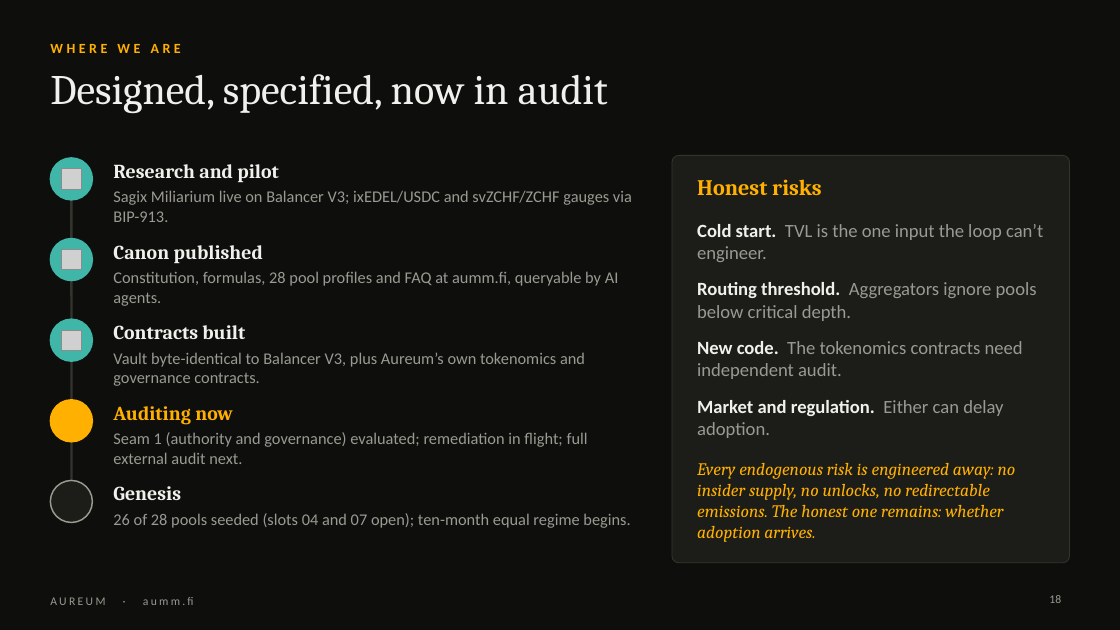
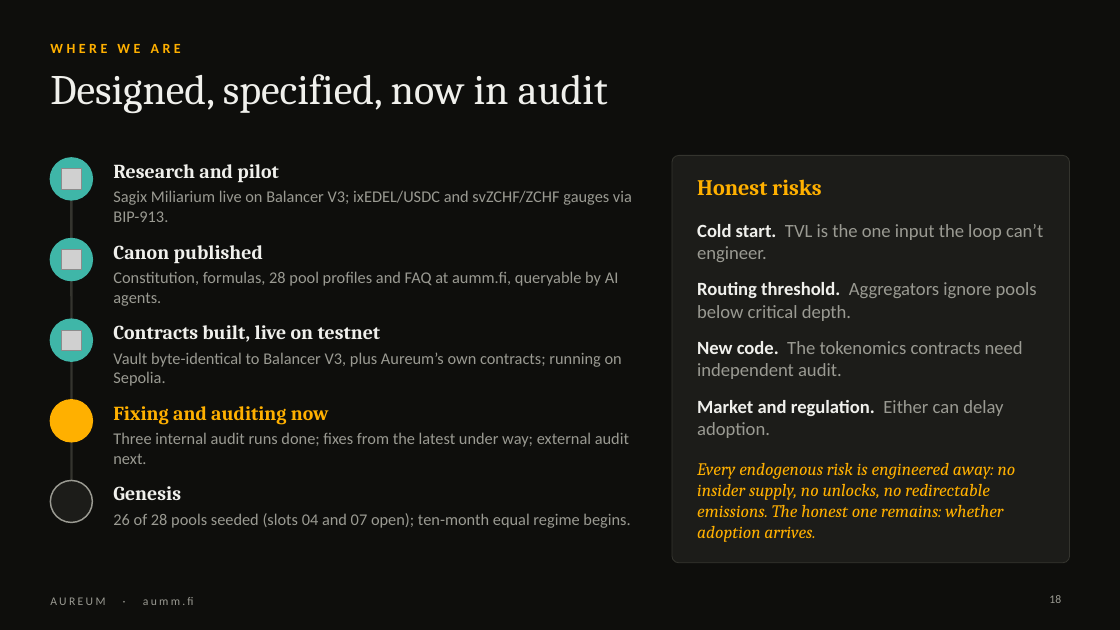
Before and after one commit to aummfi-bit/aumm-site, a slide deck: slide 18 of decks/Aureum_Intro_Nevin.pptx. Drawn at 1120x630 pixels with LibreOffice and Linux fonts; fonts in the diff are those of the drawing; grey boxes stand for pictures. Boxes give left, top, right and bottom in pixels: in the first picture for what was removed or moved away, otherwise in the second. Text is boxed around its words. In the diff, an @@ line names an element or a change of style, - is before the commit and + after.

```diff
--- a/decks/Aureum_Intro_Nevin.pptx
+++ b/decks/Aureum_Intro_Nevin.pptx
@@ text at (113, 325, 381, 342): text changed @@
-Contracts built
+Contracts built, live on testnet
@@ text at (113, 352, 622, 386): text changed @@
-Vault byte-identical to Balancer V3, plus Aureum’s own tokenomics and governance contracts.
+Vault byte-identical to Balancer V3, plus Aureum’s own contracts; running on Sepolia.
@@ text at (113, 406, 329, 425): text changed @@
-Auditing now
+Fixing and auditing now
@@ text at (113, 432, 629, 464): text changed @@
-Seam 1 (authority and governance) evaluated; remediation in flight; full external audit next.
+Three internal audit runs done; fixes from the latest under way; external audit next.
```
Also in this commit, not shown: 1 other slide changed, 1 slide added, 3 other files.
